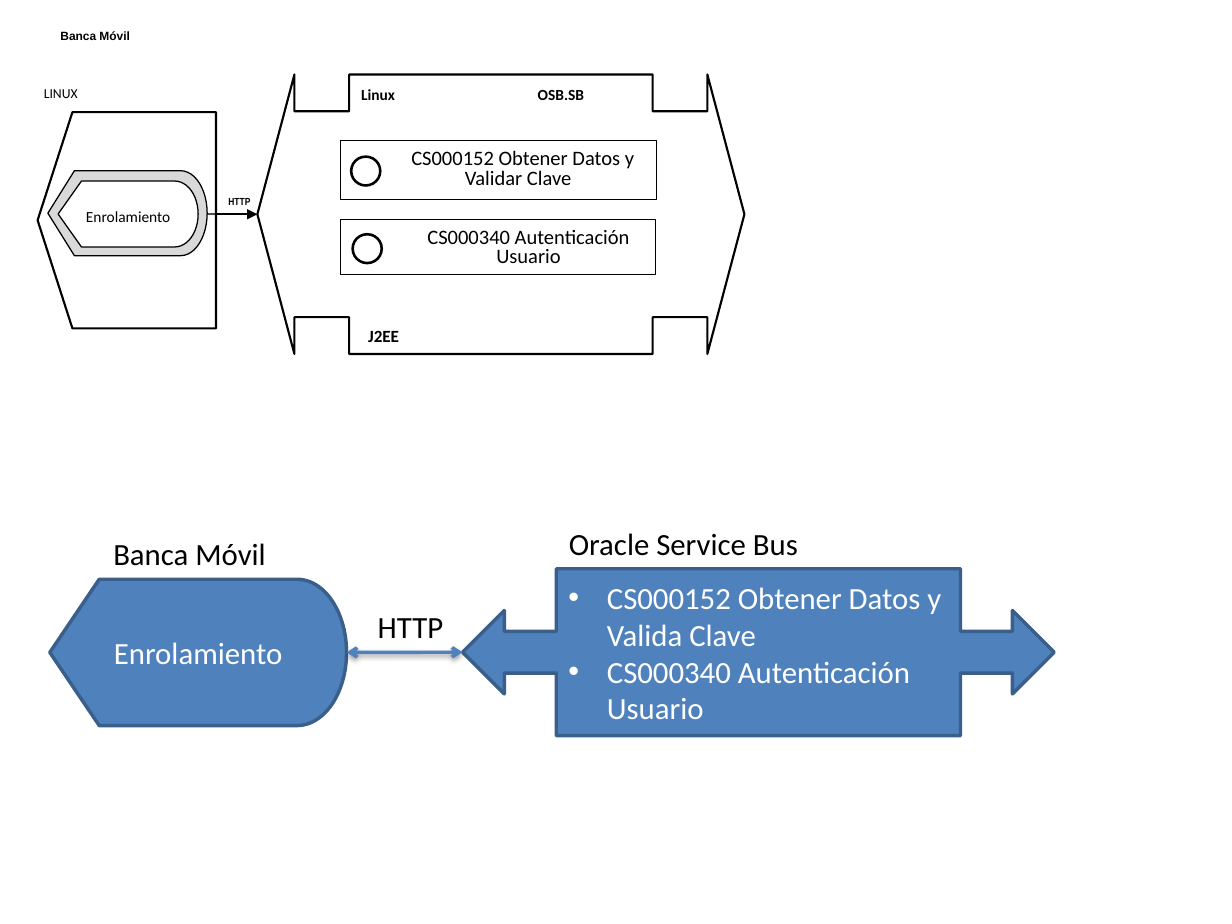
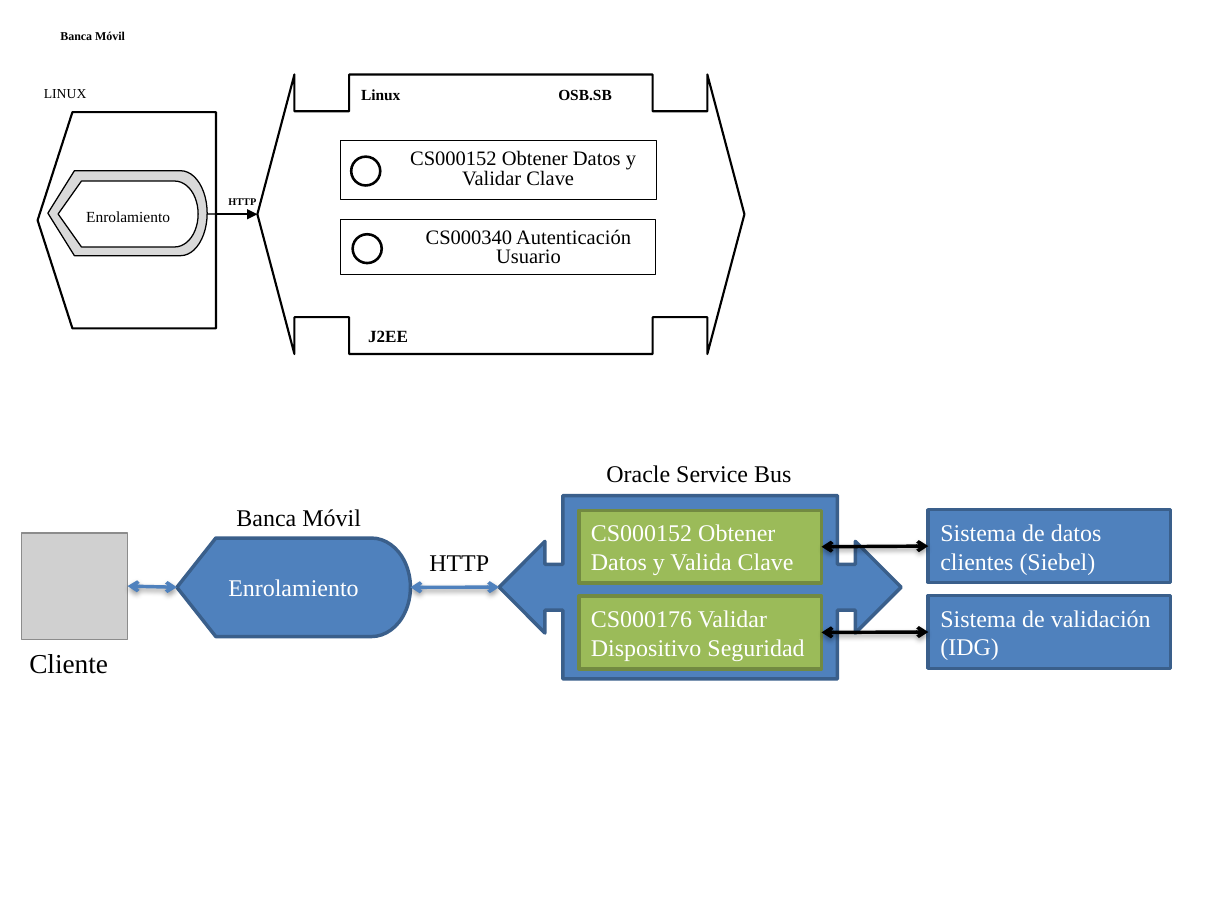
Before and after one commit to SergioCrda/TT2, a slide deck: slide 1 of servicio resumidos.pptx. Drawn at 1232x924 pixels with LibreOffice and Linux fonts; fonts in the diff are those of the drawing; grey boxes stand for pictures. Boxes give left, top, right and bottom in pixels: in the first picture for what was removed or moved away, otherwise in the second. Text is boxed around its words. In the diff, an @@ line names an element or a change of style, - is before the commit and + after.

```diff
--- a/servicio resumidos.pptx
+++ b/servicio resumidos.pptx
@@ text "Banca Móvil" at bbox=[60, 31, 125, 40]: font Arial to Times New Roman @@
@@ text "HTTP" at bbox=[228, 198, 256, 205]: font Arial Narrow to Times New Roman @@
@@ font Calibri to Times New Roman in 6 elements at bbox=[58, 181, 198, 246], bbox=[44, 89, 87, 98], bbox=[361, 89, 612, 100], bbox=[368, 330, 408, 342], bbox=[410, 150, 636, 186], bbox=[426, 229, 631, 264] @@
@@ text "Oracle Service Bus": place and size @@
-text "Oracle Service Bus" at bbox=[569, 533, 798, 556]
+text "Oracle Service Bus" at bbox=[606, 465, 791, 483]
@@ text "Banca Móvil": place and size @@
-text "Banca Móvil" at bbox=[113, 543, 265, 566]
+text "Banca Móvil" at bbox=[236, 509, 361, 527]
@@ left right arrow callout: place and size @@
-left right arrow callout at bbox=[462, 569, 1053, 737]
+left right arrow callout at bbox=[499, 495, 901, 679]
@@ picture added at bbox=[21, 533, 127, 639] @@
@@ size 18 to 14 pt, font Calibri to Times New Roman in 4 elements at bbox=[606, 465, 791, 483], bbox=[429, 555, 489, 571], bbox=[236, 509, 361, 527], bbox=[177, 538, 411, 637] @@
@@ flow chart display "Enrolamiento": place and size @@
-flow chart display "Enrolamiento" at bbox=[49, 579, 346, 726]
+flow chart display "Enrolamiento" at bbox=[177, 538, 411, 637]
@@ rectangle added at bbox=[579, 510, 822, 583], fill #9BBB59, outline #738A42 2 pt, 14 pt, text #FFFFFF @@
+CS000152 Obtener Datos y Valida Clave
@@ rectangle added at bbox=[928, 510, 1170, 583], fill #4F81BD, outline #3A5F8C 2 pt, 14 pt, text #FFFFFF @@
+Sistema de datos clientes (Siebel)
@@ text "HTTP": place and size @@
-text "HTTP" at bbox=[378, 618, 443, 638]
+text "HTTP" at bbox=[429, 555, 489, 571]
@@ double arrow added from (928, 546) to (822, 547), #000000 2 pt @@
@@ double arrow added from (177, 588) to (128, 586), #4F81BD 2 pt @@
@@ double arrow moved from (346, 653) - (462, 652) to (410, 588) - (499, 588) @@
@@ rectangle added at bbox=[579, 596, 822, 669], fill #9BBB59, outline #738A42 2 pt, 14 pt, text #FFFFFF @@
+CS000176 Validar Dispositivo Seguridad
@@ text in left right arrow callout at bbox=[607, 587, 941, 719]: text removed @@
-• CS000152 Obtener Datos y Valida Clave
-• CS000340 Autenticación Usuario
@@ rectangle added at bbox=[928, 595, 1170, 668], fill #4F81BD, outline #3A5F8C 2 pt, 14 pt, text #FFFFFF @@
+Sistema de validación (IDG)
@@ text added at bbox=[29, 654, 108, 674], 16 pt, text #000000 @@
+Cliente
@@ double arrow added from (822, 632) to (928, 632), #000000 2 pt @@
```
Also in this commit, not shown: 13 other slides changed, 2 other files.
